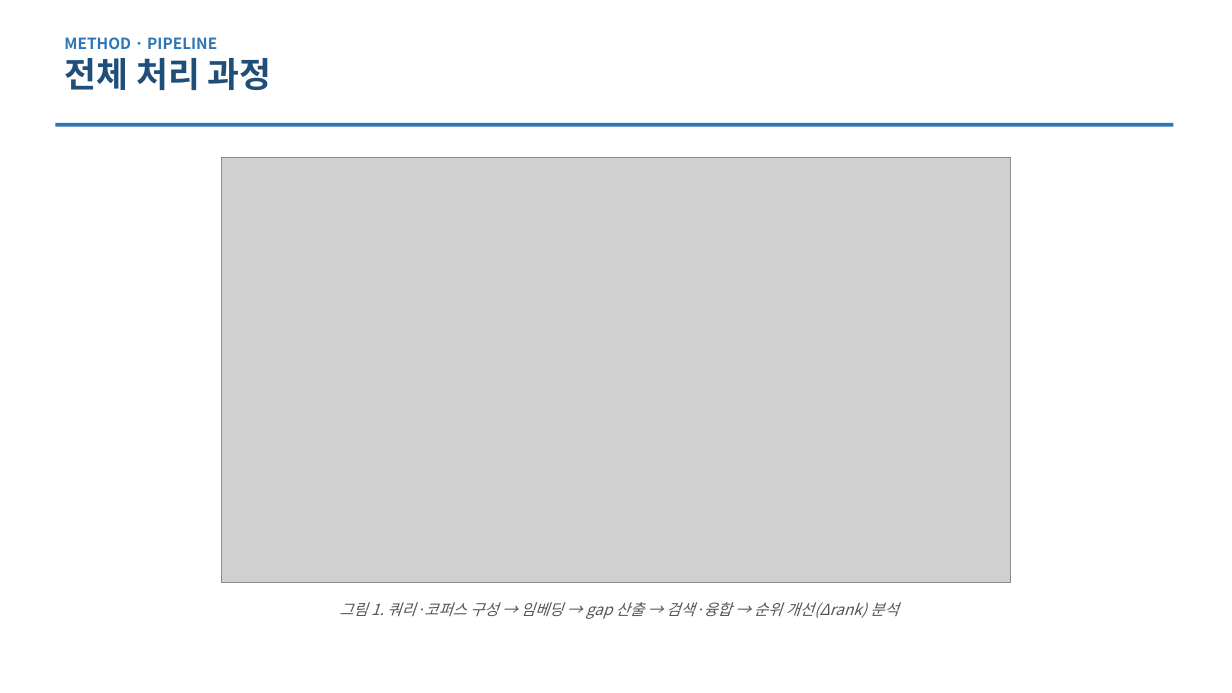
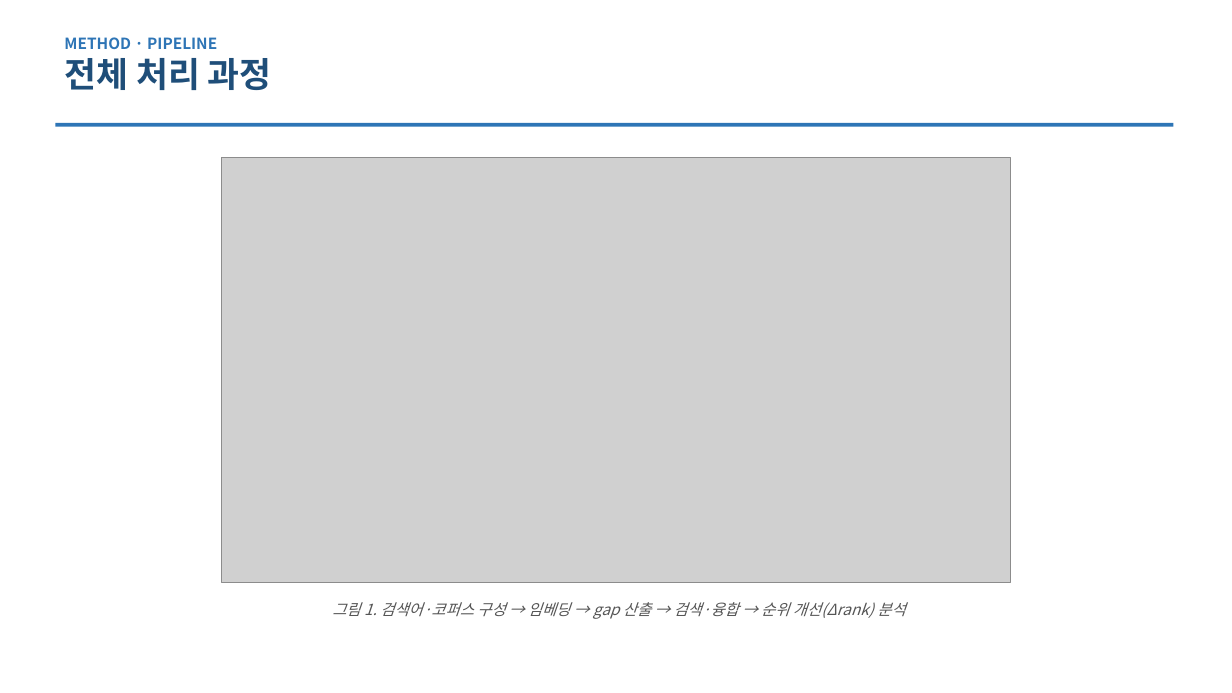
Before and after one commit to ThirdActiveDataExTech/thirdparty-metadata-ingestion, a slide deck: slide 5 of docs/research/P05_thumbnail_fusion/paper_KIICE_발표초안.pptx. Drawn at 1232x693 pixels with LibreOffice and Linux fonts; fonts in the diff are those of the drawing; grey boxes stand for pictures. Boxes give left, top, right and bottom in pixels: in the first picture for what was removed or moved away, otherwise in the second. Text is boxed around its words. In the diff, an @@ line names an element or a change of style, - is before the commit and + after.

```diff
--- a/docs/research/P05_thumbnail_fusion/paper_KIICE_발표초안.pptx
+++ b/docs/research/P05_thumbnail_fusion/paper_KIICE_발표초안.pptx
@@ text at (332,602,905,619): text changed @@
-그림 1. 쿼리·코퍼스 구성 → 임베딩 → gap 산출 → 검색·융합 → 순위 개선(Δrank) 분석
+그림 1. 검색어·코퍼스 구성 → 임베딩 → gap 산출 → 검색·융합 → 순위 개선(Δrank) 분석
```
Also in this commit, not shown: 7 other slides changed, 4 other files.
